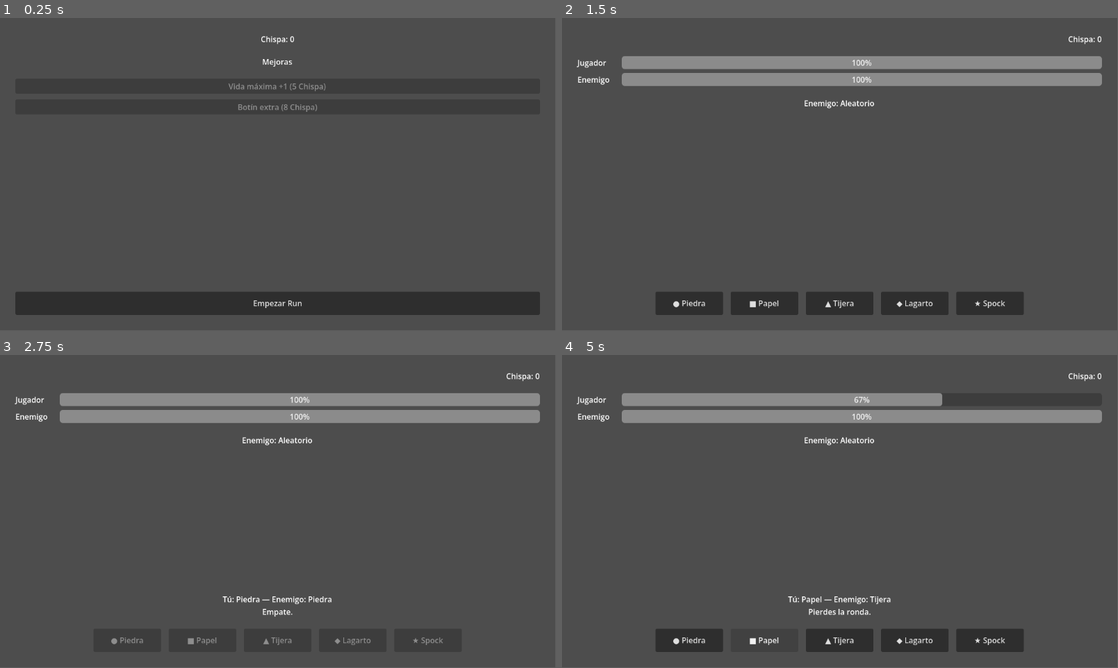
Above: before the commit, frames 1-4 (two rows, left to right).
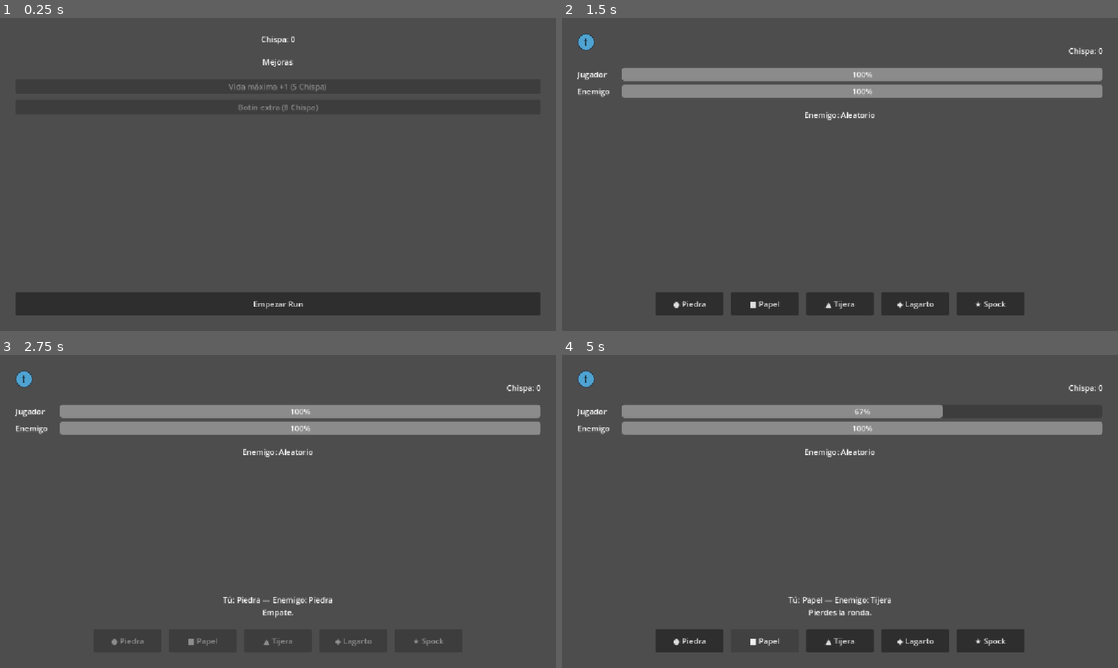
Above: after the commit, the same moments.

Repository: jolomoreno/rock-paper-scissor
Game: Godot game, scene res://scenes/main/hub.tscn
Same seed, same stepped clock (60 frames per second), same inputs: the game is played once before the commit and once after it.
Inputs:
- Up to frame 1 (0.25 s): no input
- Up to frame 2 (1.5 s): click "Empezar Run" at 0.5 s; click "Combate" (after the commit: "†") at 1.25 s
- Up to frame 3 (2.75 s): click "● Piedra" at 2 s
- Up to frame 4 (5 s): tap Enter at 2.75 s; click "■ Papel" at 3.5 s; tap Space at 4.25 s
In our replay, the window is 799x449 before the commit and 800x450 after it. These sizes can differ from the game's own. Grey fills any space a smaller window leaves; there, only what the larger window draws over its background counts as a difference.

The runs differ from the first frame. In frame 1, 0.5% of the frame differs, in the area x 41-98%, y 5-95%; in frame 2, 9.9%; in frame 3, 10%, in the area x 2-98%, y 4-93%; in frame 4, 9.5%.

Commit message:
Add run map pathing visualization and fix debug window size
Extend map.tscn/map.gd to show all 4 run layers at once as circular
nodes: the walked path highlighted in gold and connected by a line, a
marker over the current layer, and future layers dimmed (RunState now
tracks path_history to make this possible). Add a compact path_strip
scene mounted above the combat/descanso screens with the same summary.

Also add a [display] section to project.godot (bigger debug window,
canvas_items/expand stretch mode) so the game doesn't render tiny on
large monitors, and to prep for the pending HTML5 export.

Diff:
--- a/autoloads/run_state.gd
+++ b/autoloads/run_state.gd
@@ -17,6 +17,7 @@
 var chosen_node_type: String = ""
 var player_max_hp: int = 0
 var player_hp: int = 0
+var path_history: Array = []
 
 
 func start_run() -> void:
@@ -25,7 +26,13 @@
 	chosen_node_type = ""
 	player_max_hp = 3 + Chispa.player_hp_bonus()
 	player_hp = player_max_hp
+	path_history = []
 	run_started.emit()
+
+
+func choose_node(node_type: String) -> void:
+	chosen_node_type = node_type
+	path_history.append({"layer": current_layer, "node_type": node_type})
 
 
 func heal_full() -> void:
--- a/project.godot
+++ b/project.godot
@@ -19,6 +19,15 @@
 Chispa="*res://autoloads/chispa.gd"
 RunState="*res://autoloads/run_state.gd"
 
+[display]
+
+window/size/viewport_width=1152
+window/size/viewport_height=648
+window/size/window_width_override=1600
+window/size/window_height_override=900
+window/stretch/mode="canvas_items"
+window/stretch/aspect="expand"
+
 [rendering]
 
 renderer/rendering_method="gl_compatibility"
--- a/scenes/combat/combat.tscn
+++ b/scenes/combat/combat.tscn
@@ -1,6 +1,8 @@
 [gd_scene format=3]
 
 [ext_resource type="Script" path="res://scenes/combat/combat_manager.gd" id="1_5vqsm"]
+[ext_resource type="PackedScene" path="res://scenes/map/path_strip.tscn" id="2_pqpfu"]
+[ext_resource type="Script" path="res://scenes/map/path_strip.gd" id="3_ltalu"]
 
 [node name="Combat" type="Control" unique_id=906363792]
 layout_mode = 3
@@ -25,6 +27,10 @@
 size_flags_horizontal = 3
 size_flags_vertical = 3
 theme_override_constants/separation = 24
+
+[node name="PathStrip" type="Control" parent="MarginContainer/VBoxContainer" unique_id=1024160619 instance=ExtResource("2_pqpfu")]
+layout_mode = 2
+script = ExtResource("3_ltalu")
 
 [node name="ChispaLabel" type="Label" parent="MarginContainer/VBoxContainer" unique_id=158598417]
 unique_name_in_owner = true
--- a/scenes/map/descanso.tscn
+++ b/scenes/map/descanso.tscn
@@ -1,10 +1,12 @@
 [gd_scene format=3]
 
 [ext_resource type="Script" path="res://scenes/map/descanso.gd" id="1_fufkc"]
+[ext_resource type="PackedScene" path="res://scenes/map/path_strip.tscn" id="2_65lhe"]
+[ext_resource type="Script" path="res://scenes/map/path_strip.gd" id="3_h1lfa"]
 
 [node name="Descanso" type="Control" unique_id=1331385492]
 layout_mode = 3
-anchors_preset = 0
+anchors_preset = 15
 anchor_right = 1.0
 anchor_bottom = 1.0
 script = ExtResource("1_fufkc")
@@ -24,6 +26,10 @@
 size_flags_vertical = 3
 theme_override_constants/separation = 24
 
+[node name="PathStrip" type="Control" parent="@MarginContainer@6/@VBoxContainer@7" unique_id=1024160619 instance=ExtResource("2_65lhe")]
+layout_mode = 2
+script = ExtResource("3_h1lfa")
+
 [node name="InfoLabel" type="Label" parent="@MarginContainer@6/@VBoxContainer@7" unique_id=530128278]
 layout_mode = 2
 text = "Descansas junto al fuego y recuperas toda tu vida."
--- a/scenes/map/map.gd
+++ b/scenes/map/map.gd
@@ -1,26 +1,176 @@
 extends Control
 
+const NODE_SIZE := Vector2(90, 90)
+const NODE_RADIUS := 45
+const MARKER_SIZE := Vector2(90, 36)
+const NODE_ICONS := {
+	"combate": "†",
+	"descanso": "♥",
+	"jefe": "★",
+}
+
+const GOLD := Color(0.878, 0.698, 0.235)
+const GOLD_TEXT := Color(0.227, 0.165, 0.02)
+const CURRENT_BG := Color(0.310, 0.639, 0.820)
+const CURRENT_BORDER := Color(0.173, 0.243, 0.314)
+const CURRENT_TEXT := Color(0.08, 0.12, 0.16)
+const DIM_BORDER := Color(0.533, 0.533, 0.533, 0.4)
+const DIM_TEXT := Color(0.667, 0.667, 0.667, 0.4)
+const JEFE_DIM_BORDER := Color(0.788, 0.416, 0.416, 0.4)
+const TRANSPARENT := Color(0, 0, 0, 0)
+const PATH_LINE_WIDTH := 4.0
+
 @onready var title_label: Label = %TitleLabel
-@onready var node_buttons_container: HBoxContainer = %NodeButtonsContainer
+@onready var marker_row: HBoxContainer = %MarkerRow
+@onready var combat_row: HBoxContainer = %CombatRow
+@onready var rest_row: HBoxContainer = %RestRow
+@onready var path_overlay: Control = %PathOverlay
+@onready var legend_recorrido: Label = %LegendRecorrido
+@onready var legend_actual: Label = %LegendActual
+@onready var legend_por_venir: Label = %LegendPorVenir
+
+var _slot_nodes: Dictionary = {}
 
 
 func _ready() -> void:
 	title_label.text = "Capa %d de %d" % [RunState.current_layer + 1, RunState.LAYERS.size()]
-	_build_node_buttons()
+	_style_legend()
+	_build_map()
+	path_overlay.draw.connect(_on_path_overlay_draw)
+	await get_tree().process_frame
+	path_overlay.queue_redraw()
 
 
-func _build_node_buttons() -> void:
-	var node_types: Array = RunState.available_node_types()
-	for node_type: String in node_types:
-		var button := Button.new()
-		button.text = node_type.capitalize()
-		button.pressed.connect(_on_node_button_pressed.bind(node_type))
-		node_buttons_container.add_child(button)
+func _style_legend() -> void:
+	legend_recorrido.add_theme_color_override("font_color", GOLD)
+	legend_actual.add_theme_color_override("font_color", CURRENT_BORDER)
+	legend_por_venir.add_theme_color_override("font_color", Color(0.667, 0.667, 0.667))
+
+
+func _build_map() -> void:
+	for layer_idx in range(RunState.LAYERS.size()):
+		var layer_types: Array = RunState.LAYERS[layer_idx]
+		var top_type: String = "jefe" if "jefe" in layer_types else "combate"
+		marker_row.add_child(_make_marker_cell(layer_idx))
+		combat_row.add_child(_make_slot_cell(layer_idx, top_type, layer_types))
+		rest_row.add_child(_make_slot_cell(layer_idx, "descanso", layer_types))
+
+
+func _make_marker_cell(layer_idx: int) -> Control:
+	var label := Label.new()
+	label.custom_minimum_size = MARKER_SIZE
+	label.horizontal_alignment = HORIZONTAL_ALIGNMENT_CENTER
+	label.add_theme_font_size_override("font_size", 26)
+	label.text = "▼" if layer_idx == RunState.current_layer else ""
+	return label
+
+
+func _make_slot_cell(layer_idx: int, node_type: String, layer_types: Array) -> Control:
+	if not (node_type in layer_types):
+		var spacer := Control.new()
+		spacer.custom_minimum_size = NODE_SIZE
+		return spacer
+
+	var button := Button.new()
+	button.custom_minimum_size = NODE_SIZE
+	button.text = NODE_ICONS.get(node_type, "?")
+	button.add_theme_font_size_override("font_size", 34)
+	_style_slot_button(button, layer_idx, node_type)
+	_slot_nodes["%d:%s" % [layer_idx, node_type]] = button
+	return button
+
+
+func _style_slot_button(button: Button, layer_idx: int, node_type: String) -> void:
+	if layer_idx < RunState.current_layer:
+		if _chosen_node_type_for_layer(layer_idx) == node_type:
+			_apply_node_style(button, GOLD, GOLD, GOLD_TEXT)
+		else:
+			_apply_node_style(button, TRANSPARENT, DIM_BORDER, DIM_TEXT)
+		button.disabled = true
+		return
+
+	if layer_idx == RunState.current_layer:
+		if node_type in RunState.available_node_types():
+			_apply_interactive_node_style(button, CURRENT_BG, CURRENT_BORDER, CURRENT_TEXT)
+			button.pressed.connect(_on_node_button_pressed.bind(node_type))
+		else:
+			_apply_node_style(button, TRANSPARENT, DIM_BORDER, DIM_TEXT)
+			button.disabled = true
+		return
+
+	var future_border: Color = JEFE_DIM_BORDER if node_type == "jefe" else DIM_BORDER
+	_apply_node_style(button, TRANSPARENT, future_border, future_border)
+	button.disabled = true
+
+
+func _circle_style(bg_color: Color, border_color: Color) -> StyleBoxFlat:
+	var style := StyleBoxFlat.new()
+	style.bg_color = bg_color
+	style.border_color = border_color
+	style.set_border_width_all(3)
+	style.set_corner_radius_all(NODE_RADIUS)
+	return style
+
+
+func _apply_node_style(button: Button, bg_color: Color, border_color: Color, text_color: Color) -> void:
+	var style := _circle_style(bg_color, border_color)
+	button.add_theme_stylebox_override("normal", style)
+	button.add_theme_stylebox_override("disabled", style)
+	button.add_theme_color_override("font_color", text_color)
+	button.add_theme_color_override("font_disabled_color", text_color)
+
+
+func _apply_interactive_node_style(button: Button, bg_color: Color, border_color: Color, text_color: Color) -> void:
+	button.add_theme_stylebox_override("normal", _circle_style(bg_color, border_color))
+	button.add_theme_stylebox_override("hover", _circle_style(bg_color.lightened(0.15), border_color))
+	button.add_theme_stylebox_override("pressed", _circle_style(bg_color.darkened(0.15), border_color))
+	button.add_theme_stylebox_override("focus", StyleBoxEmpty.new())
+	button.add_theme_color_override("font_color", text_color)
+	button.add_theme_color_override("font_hover_color", text_color)
+	button.add_theme_color_override("font_pressed_color", text_color)
+
+
+func _chosen_node_type_for_layer(layer_idx: int) -> String:
+	for entry: Dictionary in RunState.path_history:
+		if entry["layer"] == layer_idx:
+			return entry["node_type"]
+	return ""
 
 
 func _on_node_button_pressed(node_type: String) -> void:
-	RunState.chosen_node_type = node_type
+	RunState.choose_node(node_type)
 	if node_type == "descanso":
 		get_tree().change_scene_to_file("res://scenes/map/descanso.tscn")
 	else:
 		get_tree().change_scene_to_file("res://scenes/combat/combat.tscn")
+
+
+func _on_path_overlay_draw() -> void:
+	var history: Array = RunState.path_history
+	for i in range(history.size() - 1):
+		_draw_segment(_history_key(history[i]), _history_key(history[i + 1]))
+
+	if not history.is_empty() and RunState.current_layer < RunState.LAYERS.size():
+		var current_layer_types: Array = RunState.LAYERS[RunState.current_layer]
+		var current_top_type: String = "jefe" if "jefe" in current_layer_types else "combate"
+		var current_key := "%d:%s" % [RunState.current_layer, current_top_type]
+		_draw_segment(_history_key(history[-1]), current_key)
+
+
+func _draw_segment(from_key: String, to_key: String) -> void:
+	var from_node: Control = _slot_nodes.get(from_key)
+	var to_node: Control = _slot_nodes.get(to_key)
+	if from_node == null or to_node == null:
+		return
+	var overlay_transform: Transform2D = path_overlay.get_global_transform().affine_inverse()
+	var from_center: Vector2 = overlay_transform * from_node.get_global_rect().get_center()
+	var to_center: Vector2 = overlay_transform * to_node.get_global_rect().get_center()
+
+	var direction: Vector2 = (to_center - from_center).normalized()
+	var from_point: Vector2 = from_center + direction * NODE_RADIUS
+	var to_point: Vector2 = to_center - direction * NODE_RADIUS
+	path_overlay.draw_line(from_point, to_point, GOLD, PATH_LINE_WIDTH)
+
+
+func _history_key(entry: Dictionary) -> String:
+	return "%d:%s" % [entry["layer"], entry["node_type"]]
--- a/scenes/map/map.tscn
+++ b/scenes/map/map.tscn
@@ -2,14 +2,14 @@
 
 [ext_resource type="Script" path="res://scenes/map/map.gd" id="1_sxf4j"]
 
-[node name="Map" type="Control" unique_id=801401221]
+[node name="Map" type="Control" unique_id=638853355]
 layout_mode = 3
 anchors_preset = 0
 anchor_right = 1.0
 anchor_bottom = 1.0
 script = ExtResource("1_sxf4j")
 
-[node name="@MarginContainer@4" type="MarginContainer" parent="." unique_id=153528195]
+[node name="MarginContainer" type="MarginContainer" parent="." unique_id=936997915]
 layout_mode = 0
 anchor_right = 1.0
 anchor_bottom = 1.0
@@ -18,23 +18,80 @@
 theme_override_constants/margin_right = 32
 theme_override_constants/margin_bottom = 32
 
-[node name="@VBoxContainer@5" type="VBoxContainer" parent="@MarginContainer@4" unique_id=746726984]
+[node name="VBoxContainer" type="VBoxContainer" parent="MarginContainer" unique_id=1782282125]
 layout_mode = 2
 size_flags_horizontal = 3
 size_flags_vertical = 3
 theme_override_constants/separation = 24
 
-[node name="TitleLabel" type="Label" parent="@MarginContainer@4/@VBoxContainer@5" unique_id=138849331]
+[node name="TitleLabel" type="Label" parent="MarginContainer/VBoxContainer" unique_id=900155815]
 unique_name_in_owner = true
 layout_mode = 2
 horizontal_alignment = 1
 
-[node name="Spacer" type="Control" parent="@MarginContainer@4/@VBoxContainer@5" unique_id=563021635]
+[node name="TopSpacer" type="Control" parent="MarginContainer/VBoxContainer" unique_id=1625633209]
 layout_mode = 2
 size_flags_vertical = 3
 
-[node name="NodeButtonsContainer" type="HBoxContainer" parent="@MarginContainer@4/@VBoxContainer@5" unique_id=1235640513]
+[node name="MapArea" type="Control" parent="MarginContainer/VBoxContainer" unique_id=677949116]
+custom_minimum_size = Vector2(680, 260)
+layout_mode = 2
+size_flags_horizontal = 3
+
+[node name="Rows" type="VBoxContainer" parent="MarginContainer/VBoxContainer/MapArea" unique_id=1866216569]
+layout_mode = 0
+anchor_right = 1.0
+anchor_bottom = 1.0
+theme_override_constants/separation = 18
+
+[node name="MarkerRow" type="HBoxContainer" parent="MarginContainer/VBoxContainer/MapArea/Rows" unique_id=1069477068]
 unique_name_in_owner = true
 layout_mode = 2
-theme_override_constants/separation = 16
+theme_override_constants/separation = 56
 alignment = 1
+
+[node name="CombatRow" type="HBoxContainer" parent="MarginContainer/VBoxContainer/MapArea/Rows" unique_id=2057374574]
+unique_name_in_owner = true
+layout_mode = 2
+theme_override_constants/separation = 56
+alignment = 1
+
+[node name="RestRow" type="HBoxContainer" parent="MarginContainer/VBoxContainer/MapArea/Rows" unique_id=1257256146]
+unique_name_in_owner = true
+layout_mode = 2
+theme_override_constants/separation = 56
+alignment = 1
+
+[node name="PathOverlay" type="Control" parent="MarginContainer/VBoxContainer/MapArea" unique_id=1058638415]
+unique_name_in_owner = true
+anchors_preset = 0
+anchor_right = 1.0
+anchor_bottom = 1.0
+mouse_filter = 2
+
+[node name="LegendRow" type="HBoxContainer" parent="MarginContainer/VBoxContainer" unique_id=1366676364]
+layout_mode = 2
+theme_override_constants/separation = 24
+alignment = 1
+
+[node name="LegendRecorrido" type="Label" parent="MarginContainer/VBoxContainer/LegendRow" unique_id=2105019540]
+unique_name_in_owner = true
+layout_mode = 2
+theme_override_font_sizes/font_size = 14
+text = "● recorrido"
+
+[node name="LegendActual" type="Label" parent="MarginContainer/VBoxContainer/LegendRow" unique_id=533789678]
+unique_name_in_owner = true
+layout_mode = 2
+theme_override_font_sizes/font_size = 14
+text = "● capa actual"
+
+[node name="LegendPorVenir" type="Label" parent="MarginContainer/VBoxContainer/LegendRow" unique_id=917277004]
+unique_name_in_owner = true
+layout_mode = 2
+theme_override_font_sizes/font_size = 14
+text = "○ por venir"
+
+[node name="BottomSpacer" type="Control" parent="MarginContainer/VBoxContainer" unique_id=177748198]
+layout_mode = 2
+size_flags_vertical = 3
--- /dev/null
+++ b/scenes/map/path_strip.gd
@@ -0,0 +1,60 @@
+extends Control
+
+const NODE_ICONS := {
+	"combate": "†",
+	"descanso": "♥",
+	"jefe": "★",
+}
+const GOLD := Color(0.878, 0.698, 0.235)
+const CURRENT_BG := Color(0.310, 0.639, 0.820)
+const CURRENT_BORDER := Color(0.173, 0.243, 0.314)
+const CURRENT_TEXT := Color(0.08, 0.12, 0.16)
+const NODE_FONT_SIZE := 20
+const SEPARATOR_FONT_SIZE := 16
+const CURRENT_BADGE_SIZE := Vector2(36, 36)
+const SEPARATOR_TEXT := " → "
+
+@onready var path_container: HBoxContainer = %PathContainer
+
+
+func _ready() -> void:
+	_build_path()
+
+
+func _build_path() -> void:
+	var history: Array = RunState.path_history
+	for i in range(history.size()):
+		var entry: Dictionary = history[i]
+		var is_current := i == history.size() - 1
+		path_container.add_child(_make_node_label(entry["node_type"], is_current))
+
+		if not is_current:
+			var separator_label := Label.new()
+			separator_label.text = SEPARATOR_TEXT
+			separator_label.add_theme_font_size_override("font_size", SEPARATOR_FONT_SIZE)
+			path_container.add_child(separator_label)
+
+
+func _make_node_label(node_type: String, is_current: bool) -> Control:
+	var label := Label.new()
+	label.text = NODE_ICONS.get(node_type, "?")
+	label.horizontal_alignment = HORIZONTAL_ALIGNMENT_CENTER
+	label.vertical_alignment = VERTICAL_ALIGNMENT_CENTER
+	label.add_theme_font_size_override("font_size", NODE_FONT_SIZE)
+
+	if not is_current:
+		label.add_theme_color_override("font_color", GOLD)
+		return label
+
+	label.add_theme_color_override("font_color", CURRENT_TEXT)
+
+	var badge := PanelContainer.new()
+	badge.custom_minimum_size = CURRENT_BADGE_SIZE
+	var style := StyleBoxFlat.new()
+	style.bg_color = CURRENT_BG
+	style.border_color = CURRENT_BORDER
+	style.set_border_width_all(2)
+	style.set_corner_radius_all(int(CURRENT_BADGE_SIZE.x / 2))
+	badge.add_theme_stylebox_override("panel", style)
+	badge.add_child(label)
+	return badge
--- /dev/null
+++ b/scenes/map/path_strip.tscn
@@ -0,0 +1,16 @@
+[gd_scene format=3]
+
+[ext_resource type="Script" path="res://scenes/map/path_strip.gd" id="1_bc7c1"]
+
+[node name="PathStrip" type="Control" unique_id=1024160619]
+layout_mode = 3
+anchors_preset = 0
+anchor_right = 1.0
+script = ExtResource("1_bc7c1")
+
+[node name="PathContainer" type="HBoxContainer" parent="." unique_id=2086691396]
+unique_name_in_owner = true
+layout_mode = 0
+size_flags_horizontal = 3
+theme_override_constants/separation = 4
+alignment = 1
Not shown, added: scenes/map/path_strip.gd.uid
Not shown, changed: README.md
Not shown, changed: ROADMAP.md
